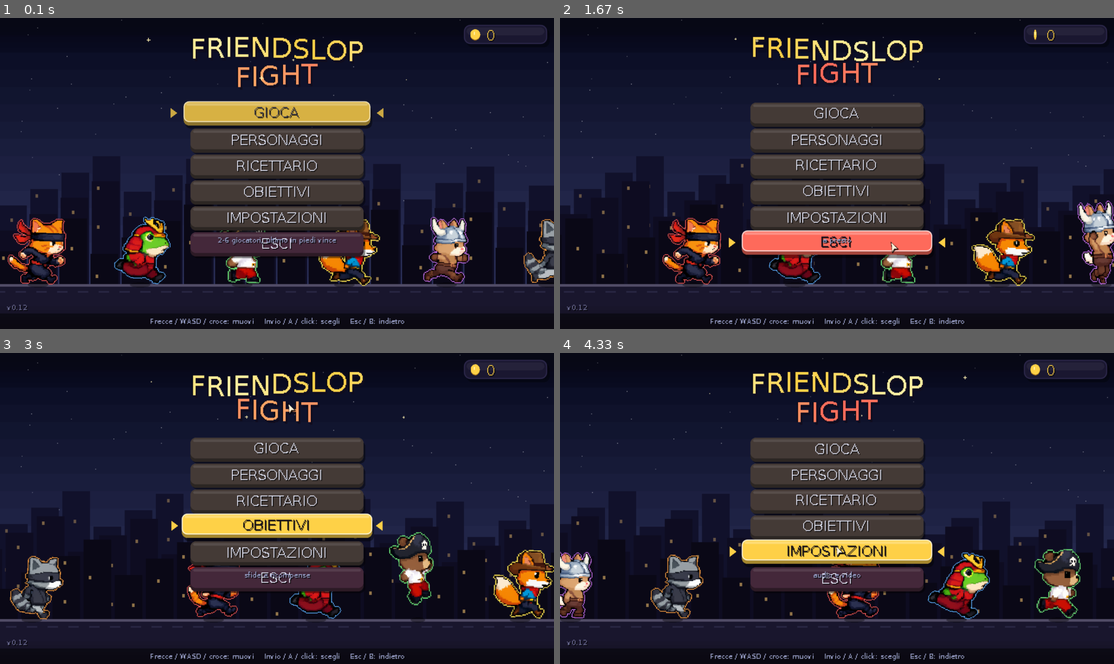
Above: before the commit, frames 1-4 (two rows, left to right).
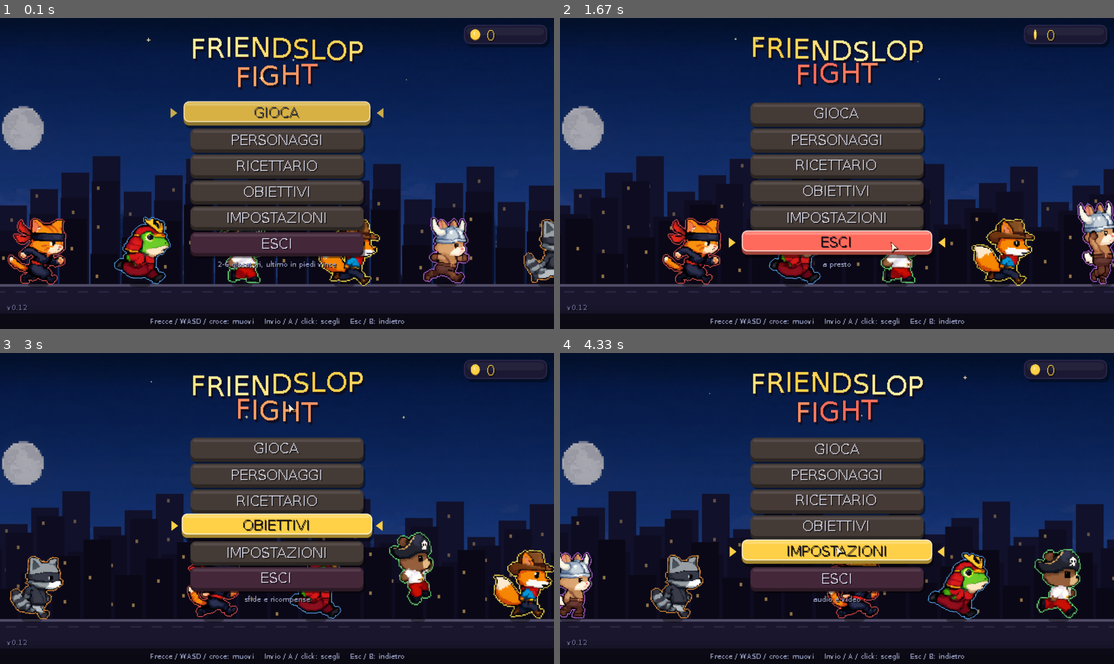
Above: after the commit, the same moments.

Repository: RiccardoGenco/friendslop_fight
Game: LÖVE game, started from gioco/main.lua
Same seed, same stepped clock (60 frames per second), same inputs: the game is played once before the commit and once after it.
Inputs (mouse positions are in pixels of both pictures, inside the frame that each line leads up to):
- Up to frame 1 (0.1 s): no input
- Up to frame 2 (1.67 s): hold Right 0.33-0.8 s; move the mouse to (814, 185) at 0.37 s; hold Up 0.83-1.3 s; move the mouse to (837, 195) at 0.87 s; hold Right from 1.33 s (still down); move the mouse to (892, 241) at 1.37 s
- Up to frame 3 (3 s): release Right at 1.8 s; hold Left 1.83-2.37 s; move the mouse to (105, 580) at 1.87 s; hold Down 2.4-2.87 s; move the mouse to (343, 536) at 2.43 s; hold Left from 2.9 s (still down); move the mouse to (288, 402) at 2.93 s
- Up to frame 4 (4.33 s): release Left at 3.37 s; hold Up 3.4-3.87 s; move the mouse to (637, 499) at 3.43 s; hold Right from 3.9 s (still down); move the mouse to (837, 545) at 3.93 s

The runs differ from the first frame. In frame 1, 40% of the frame differs, in the area x 0-100%, y 0-86%; in frame 2, 39%; in frame 3, 39%; in frame 4, 39%.

Commit message:
Sfondi dipinti con Qwen per tutte e 9 le mappe, a schermo intero con parallasse; sottotitolo del menu non piu' sopra ESCI
Co-Authored-By: Claude Opus 5.5 <noreply@anthropic.com>
Claude-Session: https://claude.ai/code/session_01QFj1NL4PfeXhjCg9n3N451

Diff:
--- a/gioco/src/look.lua
+++ b/gioco/src/look.lua
@@ -895,11 +895,22 @@
 end
 
 -- cielo a schermo intero (prima della telecamera)
-function Look.sky(w, time, W, H)
+function Look.sky(w, time, W, H, cam)
   local th = Look.theme(w)
   local a, b = th.sky[1], th.sky[2]
   local bd = backdrop(th.bg or th.tex)
-  if bd and bd.top then a, b = bd.top, bd.bottom end
+  if bd then
+    -- sfondo dipinto a schermo intero: alto quanto lo schermo, scorre piano seguendo la telecamera
+    local iw, ih = bd.far:getDimensions()
+    local s = H / ih
+    local f = 0.5
+    if cam and w.width then f = math.max(0, math.min(1, cam.x / w.width)) end
+    local fy = 0
+    if cam and w.height then fy = (math.max(0, math.min(1, cam.y / w.height)) - 0.5) * 12 end
+    lg.setColor(0.84, 0.84, 0.88)   -- un filo piu' scuro: personaggi e caselle restano in primo piano
+    lg.draw(bd.far, -(iw * s - W) * f, -fy - 6, 0, s, s * 1.04)
+    return
+  end
   for i = 0, 17 do
     local t = i / 17
     lg.setColor(a[1] + (b[1] - a[1]) * t, a[2] + (b[2] - a[2]) * t, a[3] + (b[3] - a[3]) * t)
@@ -921,12 +932,9 @@
   local cx, cy = cam.x - w.width / 2, cam.y - w.height / 2
   local bd = backdrop(th.bg or th.tex)
   if bd then
-    -- immagine lontana che copre tutta la fascia dello sfondo, piu' la vicina trasparente
+    -- il lontano e' gia' disegnato a schermo intero (Look.sky); qui il vicino trasparente
     local LW, LH = w.width + PAD * 2, w.height
-    local iw, ih = bd.far:getDimensions()
-    local s = math.max(LW / iw, LH / ih)
     lg.setColor(1, 1, 1)
-    lg.draw(bd.far, -PAD + cx * 0.7 + (LW - iw * s) / 2, cy * 0.5 + (LH - ih * s), 0, s, s)
     if bd.near then
       local nw, nh = bd.near:getDimensions()
       local ns = LW / nw
--- a/gioco/src/menu.lua
+++ b/gioco/src/menu.lua
@@ -501,7 +501,7 @@
       function() Menu.sel = i; return Menu.press("ok") end)
   end
   local it = ITEMS[Menu.sel]
-  Render.text(it.sub, W / 2, 252, UI.dim, "small", "center", W)
+  Render.text(it.sub, W / 2, 98 + #ITEMS * 30 + 2, UI.dim, "small", "center", W)   -- sotto l'ultimo pulsante
   Render.text("v0.12", 8, H - 30, { 0.4, 0.4, 0.55 }, "small", "left", 60)
   footer("Frecce / WASD / croce: muovi    Invio / A / click: scegli    Esc / B: indietro", W, H)
 end
--- a/gioco/src/render.lua
+++ b/gioco/src/render.lua
@@ -1140,7 +1140,7 @@
 -- ---------------------------------------------------------------------------
 
 function Render.game(game, time)
-  Look.sky(game.world, time, Render.W, Render.H)
+  Look.sky(game.world, time, Render.W, Render.H, Cam)
   lg.push()
   Render.apply_camera()
   Look.back(game.world, Cam, time)
Binary file added: gioco/assets/backgrounds/arena_far.png
Binary file added: gioco/assets/backgrounds/fabbrica_far.png
Binary file added: gioco/assets/backgrounds/galeone_far.png
Binary file added: gioco/assets/backgrounds/ghiacciaio_far.png
Binary file added: gioco/assets/backgrounds/laboratorio_far.png
Binary file added: gioco/assets/backgrounds/miniera_far.png
Binary file added: gioco/assets/backgrounds/tempio_far.png
Binary file added: gioco/assets/backgrounds/tetti_far.png
Binary file added: gioco/assets/backgrounds/vulcano_far.png
